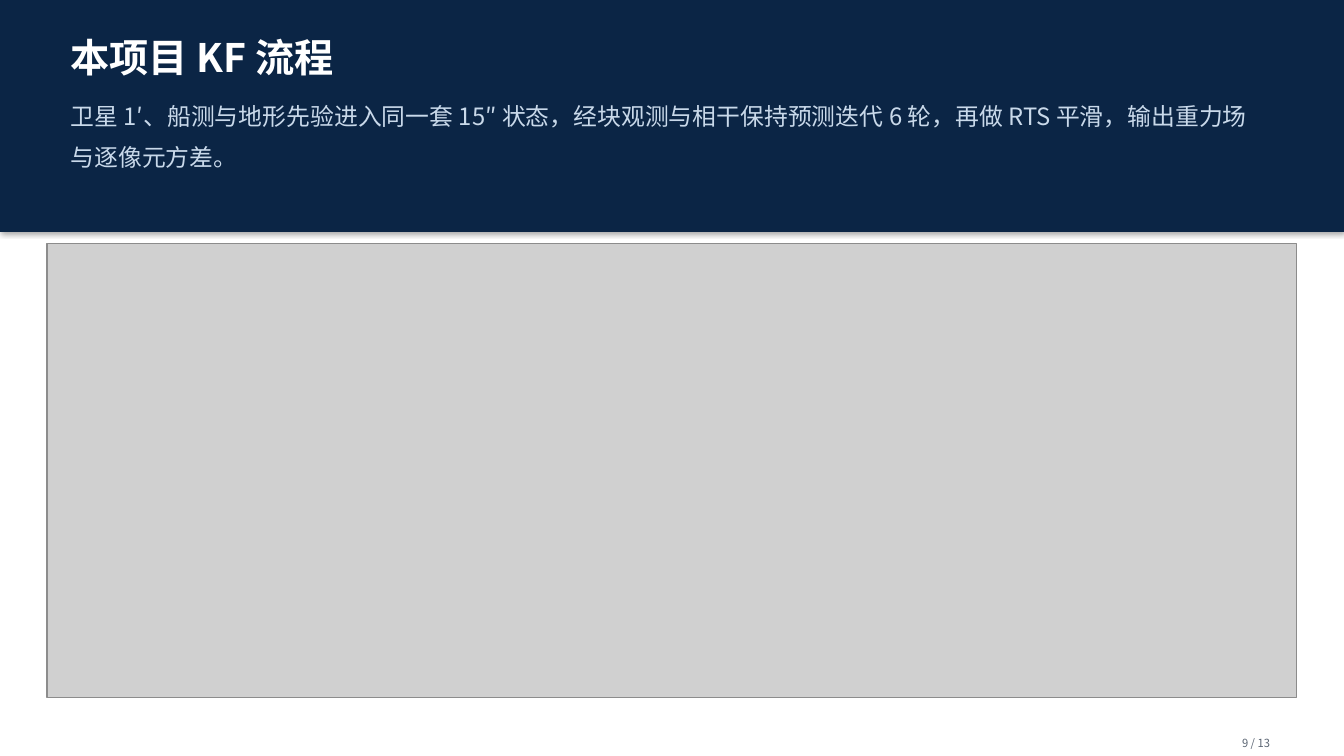
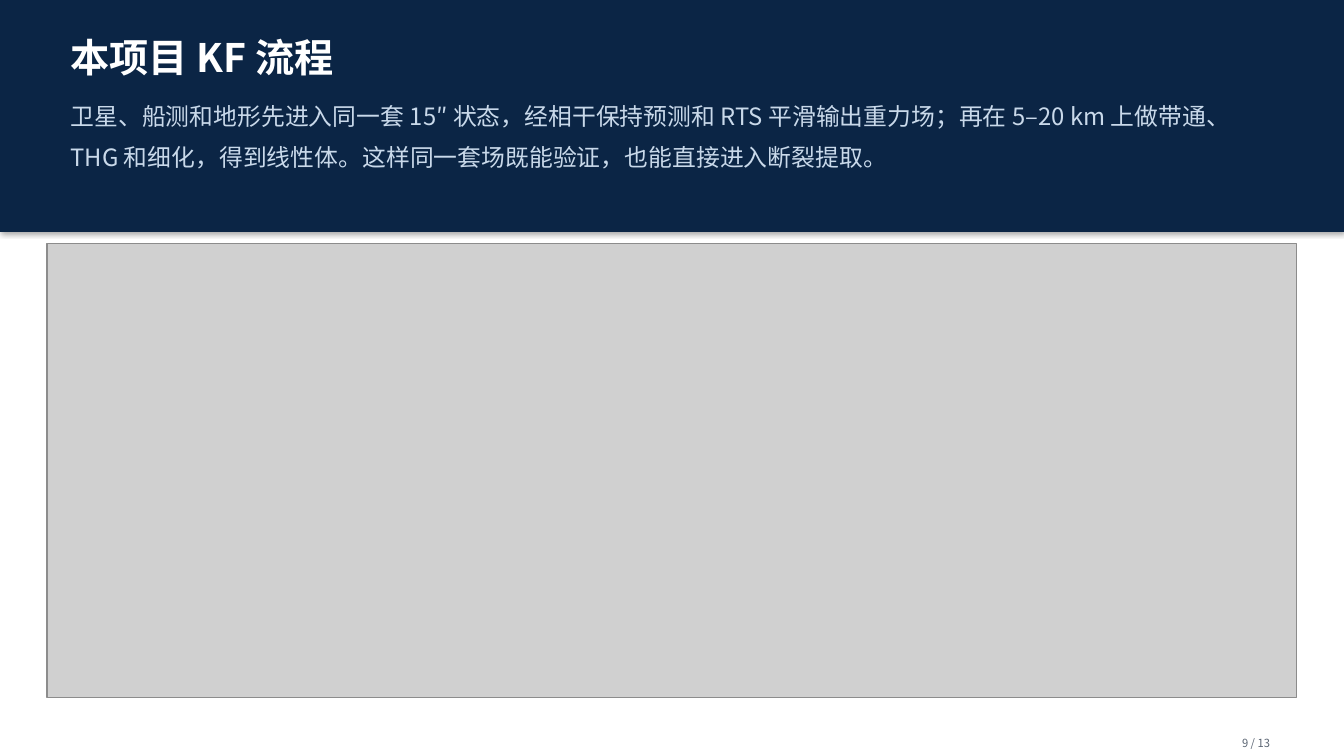
Before and after one commit to shuyunkai/kalman_gravity, a slide deck: slide 9 of ppt/汇报_新结构_13页.pptx. Drawn at 1344x756 pixels with LibreOffice and Linux fonts; fonts in the diff are those of the drawing; grey boxes stand for pictures. Boxes give left, top, right and bottom in pixels: in the first picture for what was removed or moved away, otherwise in the second. Text is boxed around its words. In the diff, an @@ line names an element or a change of style, - is before the commit and + after.

```diff
--- a/ppt/汇报_新结构_13页.pptx
+++ b/ppt/汇报_新结构_13页.pptx
@@ text at (71,105,1230,168): text changed @@
-卫星 1′、船测与地形先验进入同一套 15″ 状态，经块观测与相干保持预测迭代 6 轮，再做 RTS 平滑，输出重力场与逐像元方差。
+卫星、船测和地形先进入同一套 15″ 状态，经相干保持预测和 RTS 平滑输出重力场；再在 5–20 km 上做带通、THG 和细化，得到线性体。这样同一套场既能验证，也能直接进入断裂提取。
```
Also in this commit, not shown: 11 other slides changed, 1 other file.
